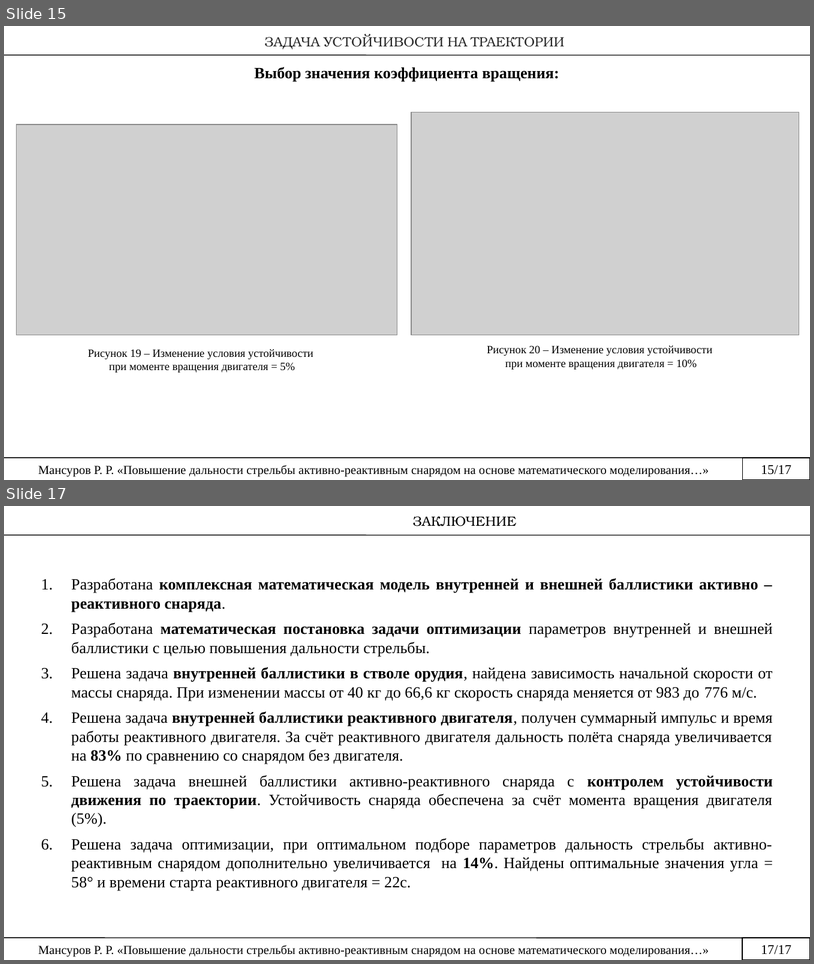
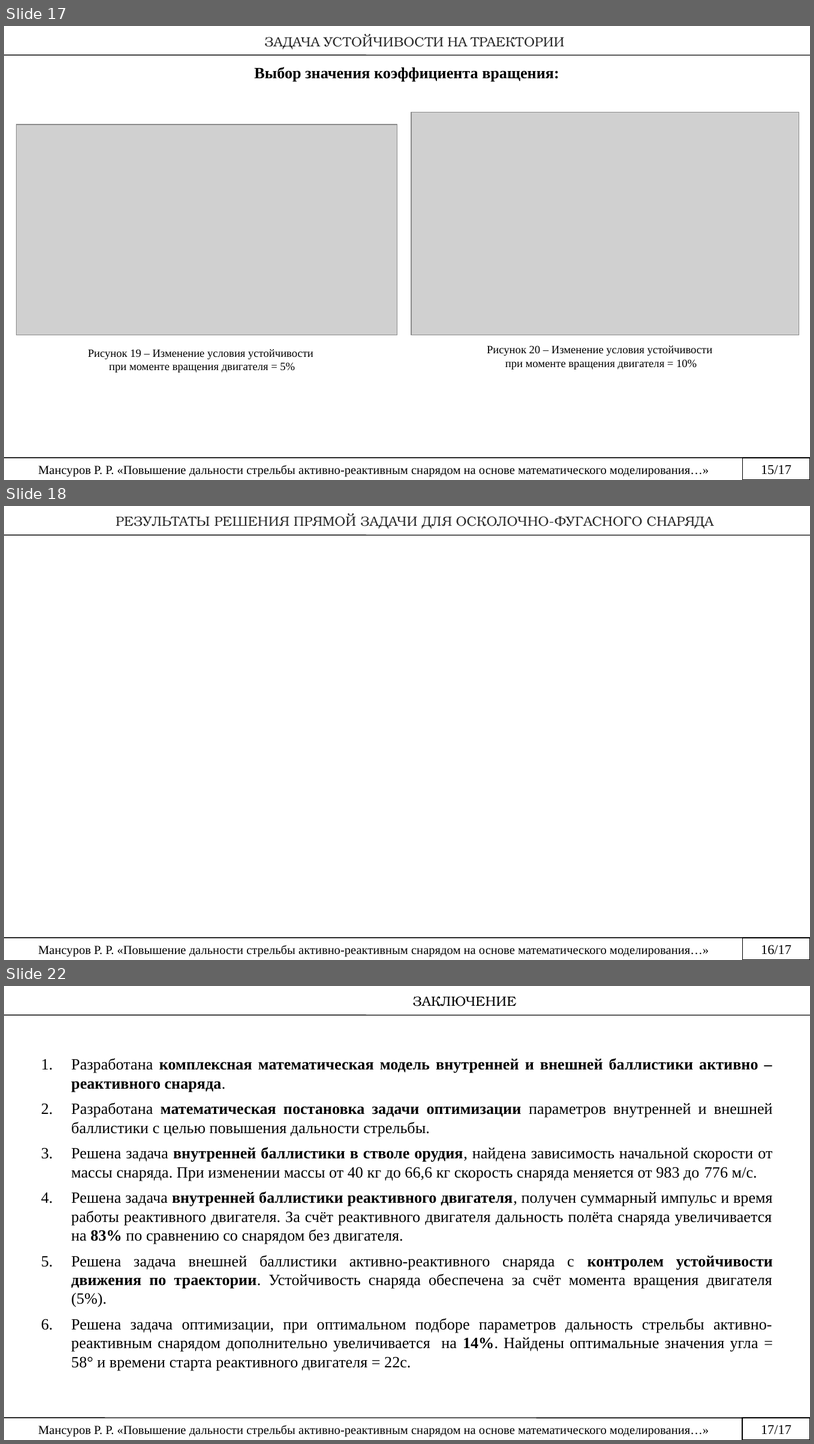
Before and after one commit to rustam-mansurov/cats, a slide deck: Диссертация/Мансуров Презентация.pptx. Shown one above the other, each under a label of ours: slides 15 and 17 before the commit, slides 17, 18 and 22 after it; the slides between them are not shown. The pictures are 814x964 and 814x1444 pixels, drawn with LibreOffice and Linux fonts; fonts in the diff are those of the drawing; grey boxes stand for pictures. Boxes give left, top, right and bottom in pixels: in the first picture for what was removed or moved away, otherwise in the second. Text is boxed around its words. In the diff, an @@ line names an element or a change of style, - is before the commit and + after.

```diff
--- a/Диссертация/Мансуров Презентация.pptx
+++ b/Диссертация/Мансуров Презентация.pptx
@@ slide 18 added at (4,506,810,960), background #FFFFFF @@
@@ text added at (116,514,714,529), 12 pt, text #292929 @@
+РЕЗУЛЬТАТЫ РЕШЕНИЯ ПРЯМОЙ ЗАДАЧИ ДЛЯ ОСКОЛОЧНО-ФУГАСНОГО СНАРЯДА
@@ line added from (4, 535) to (810, 535), #000000 0.75 pt @@
@@ line added from (4, 937) to (744, 937), #000000 0.75 pt @@
@@ rectangle added at (743,937,810,959), fill #FFFFFF, outline #000000 0.75 pt @@
@@ text added at (38,945,709,957), 11 pt, text #000000 @@
+Мансуров Р. Р. «Повышение дальности стрельбы активно-реактивным снарядом на основе математического моделирования…»
@@ text added at (761,945,792,954), 12 pt, text #000000 @@
+16/17
@@ what was slide 15 is now slide 17 @@
@@ what was slide 17 is now slide 22 @@
```
Also in this commit, not shown: 4 slides changed, 4 other slides added, 10 other files.
